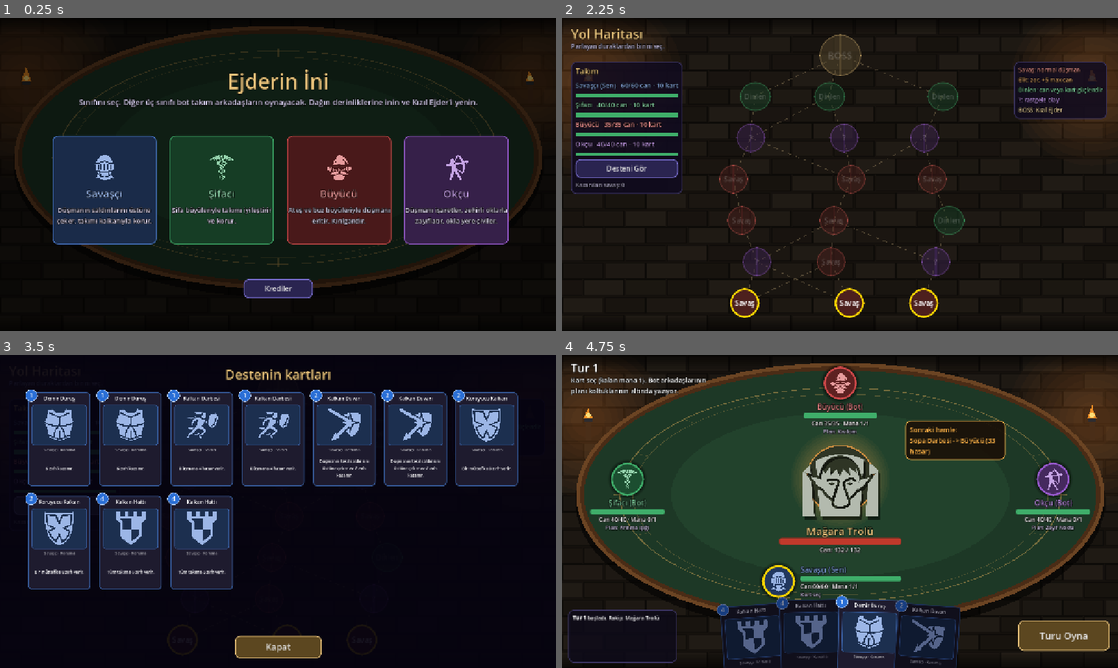
Above: before the commit, frames 1-4 (two rows, left to right).
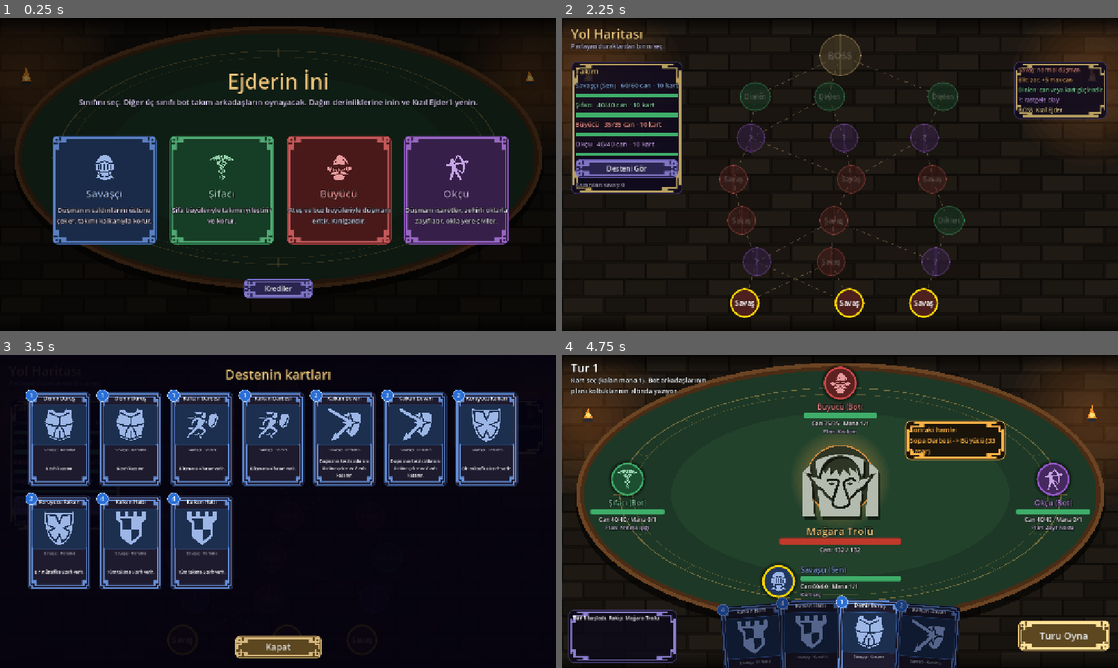
Above: after the commit, the same moments.

Repository: bogacavdar/coop-kart-oyunu
Game: Godot game, scene res://oyun.tscn
The game is run twice, just before and just after one commit, with the same random seed, the same clock (stepped at 60 frames per second) and the same inputs.
Inputs (mouse positions are in pixels of both pictures, inside the frame that each line leads up to):
- Up to frame 1 (0.25 s): no input
- Up to frame 2 (2.25 s): click "Krediler" at 0.5 s; click "Kapat" at 1.25 s; click (667, 190) at 2.02 s
- Up to frame 3 (3.5 s): click "Desteni Gör" at 2.75 s
- Up to frame 4 (4.75 s): click "Kapat" at 3.5 s; click "Savaş" at 4.25 s

The runs differ from the first frame. In frame 1, 2.5% of the frame differs, in the area x 9-91%, y 38-90%; in frame 2, 1.4%; in frame 3, 6.1%, in the area x 5-94%, y 11-97%; in frame 4, 2.0%.

Commit message:
Kenney Fantasy UI Borders: kart, panel ve buton çerçeveleri
Co-Authored-By: Claude Opus 5.5 <noreply@anthropic.com>
Claude-Session: https://claude.ai/code/session_01BTyhiEWYueC4ryox9s8zfK

Diff:
--- a/arayuz/arayuz.gd
+++ b/arayuz/arayuz.gd
@@ -3,6 +3,38 @@
 ## Ekranlarda ortak kullanılan küçük yardımcılar.
 
 const ALTIN := Color("#e8c27a")
+const PANEL_CERCEVESI := "res://varliklar/kenney/panel_cercevesi.png"
+const BUTON_CERCEVESI := "res://varliklar/kenney/buton_cercevesi.png"
+const KART_CERCEVESI := "res://varliklar/kenney/kart_cercevesi.png"
+
+
+## Bir kutunun üstüne Kenney'in süslü çerçevesini, verilen renge boyayarak ekler
+static func susle(kutu: Control, renk: Color, doku: String = PANEL_CERCEVESI, boslik: float = 3.0) -> NinePatchRect:
+	if not ResourceLoader.exists(doku):
+		return null
+	var c := NinePatchRect.new()
+	c.texture = load(doku)
+	c.patch_margin_left = 16
+	c.patch_margin_right = 16
+	c.patch_margin_top = 16
+	c.patch_margin_bottom = 16
+	c.self_modulate = renk
+	c.mouse_filter = Control.MOUSE_FILTER_IGNORE
+	c.set_anchors_preset(Control.PRESET_FULL_RECT)
+	c.offset_left = boslik
+	c.offset_top = boslik
+	c.offset_right = -boslik
+	c.offset_bottom = -boslik
+	if kutu is Container:
+		# Container çocukları kendi yerleştirir; çerçeveyi ayrı bir katmanda tut
+		var katman := Control.new()
+		katman.mouse_filter = Control.MOUSE_FILTER_IGNORE
+		katman.set_anchors_preset(Control.PRESET_FULL_RECT)
+		kutu.add_child(katman)
+		katman.add_child(c)
+	else:
+		kutu.add_child(c)
+	return c
 
 
 static func etiket(ebeveyn: Node, boyut: int, metin: String = "", renk: Color = Color.WHITE) -> Label:
@@ -39,6 +71,9 @@
 	b.add_theme_stylebox_override("pressed", kutu_stili(renk.darkened(0.3), kenar))
 	b.add_theme_stylebox_override("disabled", kutu_stili(renk.darkened(0.5), kenar.darkened(0.5)))
 	b.add_theme_stylebox_override("focus", StyleBoxEmpty.new())
+	var cerceve := susle(b, kenar.lightened(0.15), BUTON_CERCEVESI, 4.0)
+	if cerceve:
+		cerceve.self_modulate.a = 0.85
 	return b
 
 
--- a/arayuz/harita_ekrani.gd
+++ b/arayuz/harita_ekrani.gd
@@ -110,6 +110,7 @@
 	panel.position = Vector2(20, 100)
 	panel.add_theme_stylebox_override("panel", Arayuz.kutu_stili(Color(0.06, 0.04, 0.12, 0.85), Color("#3a3360")))
 	add_child(panel)
+	Arayuz.susle(panel, Color("#b8a060"), Arayuz.PANEL_CERCEVESI, -6.0)
 	var dikey := VBoxContainer.new()
 	dikey.add_theme_constant_override("separation", 8)
 	panel.add_child(dikey)
@@ -145,6 +146,7 @@
 	panel.position = Vector2(1040, 100)
 	panel.add_theme_stylebox_override("panel", Arayuz.kutu_stili(Color(0.06, 0.04, 0.12, 0.85), Color("#3a3360")))
 	add_child(panel)
+	Arayuz.susle(panel, Color("#b8a060"), Arayuz.PANEL_CERCEVESI, -6.0)
 	var dikey := VBoxContainer.new()
 	panel.add_child(dikey)
 	var aciklamalar := {
--- a/kartlar/card_view.gd
+++ b/kartlar/card_view.gd
@@ -31,6 +31,7 @@
 var yukselme := 0.0
 
 var _frame_style: StyleBoxFlat
+var _susleme: NinePatchRect
 var _art_zemin: StyleBoxFlat
 var _art: TextureRect
 var _name_label: Label
@@ -69,8 +70,10 @@
 
 func set_secili(deger: bool) -> void:
 	secili = deger
-	_frame_style.border_color = Color.GOLD if secili else _sinif_rengi().darkened(0.3)
-	_frame_style.set_border_width_all(5 if secili else 3)
+	_frame_style.border_color = Color.GOLD if secili else _sinif_rengi().darkened(0.45)
+	_frame_style.set_border_width_all(5 if secili else 2)
+	if _susleme:
+		_susleme.self_modulate = Color.GOLD if secili else _sinif_rengi().lightened(0.15)
 
 
 # --- Arayüz kurulumu ---------------------------------------------------------
@@ -86,6 +89,19 @@
 	_frame_style.set_border_width_all(3)
 	frame.add_theme_stylebox_override("panel", _frame_style)
 	add_child(frame)
+
+	# Kenney süslü çerçevesi (sınıf rengine boyanır)
+	_susleme = NinePatchRect.new()
+	if ResourceLoader.exists(Arayuz.KART_CERCEVESI):
+		_susleme.texture = load(Arayuz.KART_CERCEVESI)
+	_susleme.patch_margin_left = 18
+	_susleme.patch_margin_right = 18
+	_susleme.patch_margin_top = 18
+	_susleme.patch_margin_bottom = 18
+	_susleme.position = Vector2(4, 4)
+	_susleme.size = CARD_SIZE - Vector2(8, 8)
+	_susleme.mouse_filter = Control.MOUSE_FILTER_IGNORE
+	add_child(_susleme)
 
 	# İsim
 	_name_label = _make_label(Vector2(12, 8), Vector2(176, 28), 16)
--- a/savas/savas_ekrani.gd
+++ b/savas/savas_ekrani.gd
@@ -92,6 +92,7 @@
 	_niyet_kutu.mouse_filter = Control.MOUSE_FILTER_IGNORE
 	_niyet_kutu.add_theme_stylebox_override("panel", _kutu_stili(Color(0.1, 0.05, 0.02, 0.85), Color("#ffb347")))
 	add_child(_niyet_kutu)
+	Arayuz.susle(_niyet_kutu, Color("#ffb347"), Arayuz.PANEL_CERCEVESI, -6.0)
 	_niyet = Label.new()
 	_niyet.custom_minimum_size = Vector2(210, 0)
 	_niyet.autowrap_mode = TextServer.AUTOWRAP_WORD_SMART
@@ -120,6 +121,7 @@
 	log_panel.size = Vector2(250, 122)
 	log_panel.add_theme_stylebox_override("panel", _kutu_stili(Color(0.05, 0.04, 0.1, 0.8), Color("#3a3360")))
 	add_child(log_panel)
+	Arayuz.susle(log_panel, Color("#8a7fd0"), Arayuz.PANEL_CERCEVESI, -6.0)
 	_log = RichTextLabel.new()
 	_log.bbcode_enabled = true
 	_log.scroll_following = true
@@ -139,6 +141,7 @@
 	_buton.add_theme_stylebox_override("disabled", _kutu_stili(Color("#2a2418"), Color("#5c4720")))
 	_buton.pressed.connect(_turu_oyna)
 	add_child(_buton)
+	Arayuz.susle(_buton, Color("#ffe39a"), Arayuz.BUTON_CERCEVESI, 4.0)
 
 	# Hedef seçme bandı (müttefik kartı seçilince görünür)
 	_hedef_bandi = PanelContainer.new()
@@ -147,6 +150,7 @@
 	_hedef_bandi.z_index = 60
 	_hedef_bandi.visible = false
 	add_child(_hedef_bandi)
+	Arayuz.susle(_hedef_bandi, Color("#7dffa0"), Arayuz.PANEL_CERCEVESI, -6.0)
 	_hedef_yazisi = Label.new()
 	_hedef_yazisi.horizontal_alignment = HORIZONTAL_ALIGNMENT_CENTER
 	_hedef_yazisi.add_theme_font_size_override("font_size", 19)
Not shown, changed: KREDILER.txt
Not shown, added: varliklar/kenney/License.txt
Binary file added: varliklar/kenney/buton_cercevesi.png
Binary file added: varliklar/kenney/kart_cercevesi.png
Binary file added: varliklar/kenney/panel_cercevesi.png
Not shown, added: varliklar/kenney/KAYNAK.md
